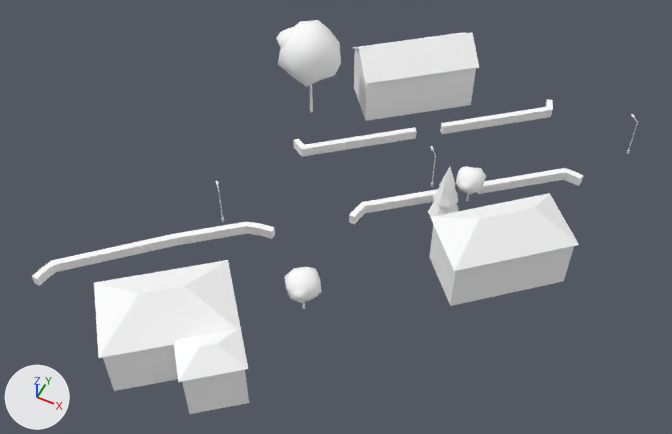
Renders of the glTF model cities/arlov-borggatan/pack/tiles/c-13_7.glb from each side of a commit.
The view is the same before and after, from a 50 mm lens placed at (-722.1, 378.1, 89.7), pointed at (-756.2, 446.4, 4.3). The lights are fixed; the arrows at lower left show +X, +Y and +Z. The first picture is the older version. Where no turn or scale is listed for an object, it has been applied to the vertices. Vertices at exactly the same position are counted once.

In view in the first picture: 'SM_Building_w208846696', 'SM_Building_w208846759', 'SM_Building_w208846845', 'SM_Street_Furniture_-13_7', 'SM_Trees_-13_7', 'SM_Wall_Hedge_-13_7'.
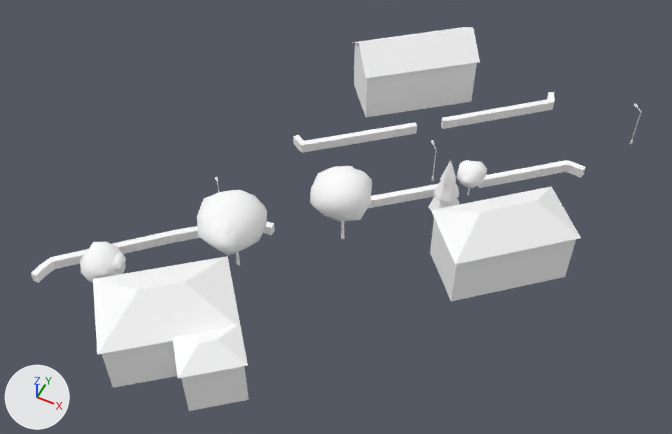
Changed parts and their boxes [x1, y1, x2, y2] in the pictures (672 x 434 px; the box of a moved part takes in the faces that stretch with it):
'SM_Building_w208846696', reshaped, moved
    before: [352, 32, 579, 306]
    after: [352, 27, 581, 301]
'SM_Building_w208846845', moved
    before: [94, 260, 249, 414]
    after: [93, 256, 249, 411]
'SM_Trees_-13_7', reshaped, moved, rescaled
    before: [276, 20, 486, 309]
    after: [80, 160, 487, 283]
'SM_Wall_Hedge_-13_7', reshaped, moved
    before: [32, 100, 583, 286]
    after: [31, 92, 586, 283]
'SM_Building_w208846759', moved
    before: [354, 48, 476, 121]
    after: [354, 43, 477, 116]
'SM_Street_Furniture_-13_7', moved
    before: [216, 114, 638, 222]
    after: [215, 104, 641, 193]
part 1 of me_sm_building_w208846696, added
    after: [430, 251, 565, 301]
part 2 of me_sm_building_w208846696, added
    after: [354, 85, 471, 117]
part 3 of me_sm_trees__13_7, moved or reshaped
    before: [310, 85, 313, 112]
    after: [235, 252, 240, 265]
part 4 of me_sm_trees__13_7, moved or reshaped (not visible before)
    after: [341, 221, 344, 239]
part 5 of me_sm_trees__13_7, moved or reshaped
    before: [456, 166, 486, 194]
    after: [457, 160, 487, 188]
part 6 of me_sm_trees__13_7, moved or reshaped
    before: [460, 182, 471, 191]
    after: [461, 176, 472, 185]
part 7 of me_sm_trees__13_7, moved or reshaped
    before: [428, 201, 459, 217]
    after: [428, 196, 459, 210]
part 8 of me_sm_trees__13_7, moved or reshaped
    before: [433, 187, 458, 207]
    after: [433, 181, 459, 202]
part 9 of me_sm_trees__13_7, moved or reshaped
    before: [439, 167, 455, 191]
    after: [440, 160, 456, 185]
part 10 of me_sm_trees__13_7, deleted
    before: [276, 20, 341, 303]
part 11 of me_sm_trees__13_7, added
    after: [197, 166, 372, 256]
part 12 of me_sm_trees__13_7, added
    after: [80, 242, 126, 283]
part 13 of me_sm_wall_hedge__13_7, rebuilt
    before: [293, 127, 417, 157]
    after: [293, 122, 417, 153]
part 14 of me_sm_wall_hedge__13_7, moved or reshaped
    before: [32, 221, 275, 286]
    after: [31, 222, 275, 283]
part 15 of me_sm_wall_hedge__13_7, moved or reshaped
    before: [349, 168, 583, 225]
    after: [367, 160, 586, 209]
part 16 of me_sm_wall_hedge__13_7, moved or reshaped
    before: [440, 100, 553, 134]
    after: [441, 92, 555, 129]

Edits to the bpy script that builds the scene:
```text
Change me_sm_building_w208846696:
    remove me_sm_building_w208846696.from_pydata(...)  # 24 vertices, 22 faces; spans x -19.8..19.8, y -20.7..20.7, z -5.1..5.1
    add me_sm_building_w208846696.from_pydata(...)  # 40 vertices, 38 faces; spans x -19.8..19.8, y -20.7..20.7, z -5.4..5.4
    me_sm_building_w208846696 part 1: the loose piece of 8 vertices spanning x 3.2..19.3, y -20.2..-4.8, z -5.1..2.3 is copied, and the copy is scaled about its middle by (1, 1, 0.0615), then moved by (0.0, 0.0, -3.5), in mat_m_concrete (white #ffffff); it spans x 3.2..19.3, y -20.2..-4.8, z -5.2..-4.7
    me_sm_building_w208846696 part 2: 8 vertices added at x -19.3..-2.5, y 4.7..20.3, z -5.4..-5.0
    other edits to the shape of me_sm_building_w208846696 do not show in these pictures
    add me_sm_building_w208846696.materials.append(mat_m_concrete)  # white #ffffff
Change me_sm_trees__13_7:
    used by ob_sm_trees__13_7; location = (-758.5, 451.8, 7.3); scale = (18.9, 18.9, 18.9)
    remove me_sm_trees__13_7.from_pydata(...)  # 450 vertices, 789 faces; spans x -0.86..0.86, y -1.0..1.0, z -0.39..0.39
    add me_sm_trees__13_7.from_pydata(...)  # 588 vertices, 1041 faces; spans x -0.93..0.93, y -1.0..1.0, z -0.3..0.3
    me_sm_trees__13_7 part 3: the loose piece of 12 vertices spanning x -0.63..-0.61, y 0.77..0.79, z -0.39..-0.06 is scaled about its middle by (0.949, 0.948, 0.76), then moved by (0.37, -1.07, 0.05)
    me_sm_trees__13_7 part 4: the loose piece of 12 vertices spanning x 0.68..0.69, y 0.2..0.22, z -0.39..-0.3 is scaled about its middle by (1.31, 1.31, 2.72), then moved by (-0.44, -0.03, 0.18)
    me_sm_trees__13_7 part 5: the loose piece of 42 vertices spanning x 0.67..0.86, y 0.35..0.55, z -0.26..-0.1 is moved by (0.07, 0.45, 0.11)
    me_sm_trees__13_7 part 6: the loose piece of 42 vertices spanning x 0.72..0.82, y 0.34..0.44, z -0.22..-0.14 is moved by (0.07, 0.45, 0.11)
    me_sm_trees__13_7 part 7: the loose piece of 8 vertices spanning x 0.59..0.79, y 0.11..0.32, z -0.33..-0.1 is moved by (0.07, 0.45, 0.11)
    me_sm_trees__13_7 part 8: the loose piece of 8 vertices spanning x 0.61..0.77, y 0.13..0.3, z -0.18..0.02 is moved by (0.07, 0.45, 0.1)
    me_sm_trees__13_7 part 9: the loose piece of 8 vertices spanning x 0.63..0.74, y 0.16..0.27, z -0.06..0.12 is moved by (0.07, 0.45, 0.1)
    me_sm_trees__13_7 part 10: 6 loose pieces with 252 vertices, spanning x -0.86..0.31, y -1.0..1.0, z -0.24..0.39, are deleted
    me_sm_trees__13_7 part 11: 252 vertices added at x -0.44..0.43, y -0.51..0.38, z -0.05..0.3
    me_sm_trees__13_7 part 12: 126 vertices added at x -0.93..-0.68, y -1.0..-0.74, z -0.1..0.15
    other edits to the shape of me_sm_trees__13_7 do not show in these pictures
Change me_sm_wall_hedge__13_7:
    remove me_sm_wall_hedge__13_7.from_pydata(...)  # 174 vertices, 256 faces; spans x -27.2..27.2, y -29.5..29.5, z -0.7..0.7
    add me_sm_wall_hedge__13_7.from_pydata(...)  # 180 vertices, 268 faces; spans x -27.2..27.2, y -29.5..29.5, z -1.2..1.2
    me_sm_wall_hedge__13_7 part 13: the loose piece of 26 vertices spanning x -10.3..4.1, y 4.5..15.4, z -0.7..0.7 is rebuilt with 24 vertices and now spans x -10.3..4.1, y 4.5..15.4, z -1.1..0.6
    me_sm_wall_hedge__13_7 part 14: 57 vertices removed from x -27.2..-4.9, y -29.5..-9.6, z -0.7..0.7; 63 vertices added at x -27.2..-4.9, y -29.5..-9.6, z -1.2..0.3
    me_sm_wall_hedge__13_7 part 15: 56 vertices removed from x 2.6..27.2, y -3.5..17.0, z -0.7..0.7; 57 vertices added at x 2.6..27.2, y -3.5..17.0, z -1.0..1.2
    me_sm_wall_hedge__13_7 part 16: 23 vertices removed from x 6.5..19.6, y 17.2..29.5, z -0.7..0.7; 24 vertices added at x 6.5..19.6, y 17.2..29.5, z -0.8..1.0
Change ob_sm_building_w208846696:
    ob_sm_building_w208846696.location: (-747.8, 463.7, 4.9) -> (-747.8, 463.7, 5.8)
Change ob_sm_building_w208846759:
    ob_sm_building_w208846759.location: (-758.7, 476.2, 4.8) -> (-758.7, 476.2, 5.7)
Change ob_sm_building_w208846845:
    ob_sm_building_w208846845.location: (-764.4, 424.1, 4.9) -> (-764.4, 424.1, 5.6)
Change ob_sm_street_furniture__13_7:
    ob_sm_street_furniture__13_7.location: (-749.6, 461.2, 2.8) -> (-749.6, 461.2, 4.1)
Change ob_sm_trees__13_7:
    ob_sm_trees__13_7.location: (-758.5, 451.8, 7.3) -> (-760.2, 442.8, 6.4)
    ob_sm_trees__13_7.scale: (18.9, 18.9, 18.9) -> (19.5, 19.5, 19.5)
Change ob_sm_wall_hedge__13_7:
    ob_sm_wall_hedge__13_7.location: (-758.7, 453.4, 0.5) -> (-758.7, 453.4, 1.6)
```
